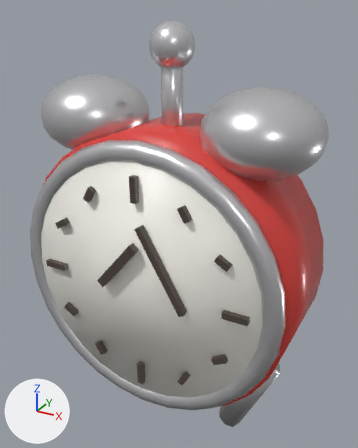
A saved change to the glTF model assets/models/apartment/shelf_clock.glb.
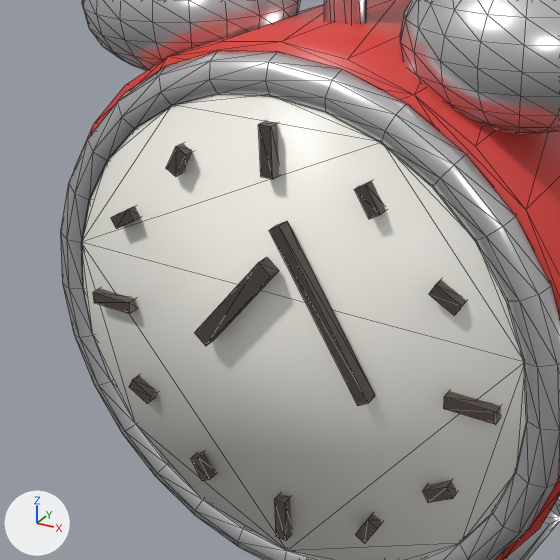
Old and new are each drawn whole from a 50 mm camera at (0.0669, -0.118, 0.1293) aimed at (0.0015, 0.001, 0.0698) and again close up on the part from 0% to 78% of the width and 26% to 88% of the height. Every picture has the same lights, and +X, +Y and +Z are marked at lower left. The older version's two pictures come first. The close-ups show mesh edges as thin lines. Vertices at exactly the same position are counted once.

Before the edit, the objects in view are built like this:
```python
me_cylinder_033 = bpy.data.meshes.new('Cylinder.033')
me_cylinder_033.from_pydata(...)  # 1162 vertices, 2236 faces; spans x -0.042..0.042, y -0.0215..0.016, z -0.0033..0.126
# faces by material slot: [108, 108, 1852, 168]
me_cylinder_033.materials.append(mat_clockred)  # red #e1453f
me_cylinder_033.materials.append(mat_clockdial)  # white #fcf9f1
me_cylinder_033.materials.append(mat_tin)  # light grey #dadadd
me_cylinder_033.materials.append(mat_matreyes)  # brown #50453f
ob_shelf_clock = bpy.data.objects.new('shelf_clock', me_cylinder_033)
ob_shelf_clock.location = (0.0, 0.0, 0.0)
```
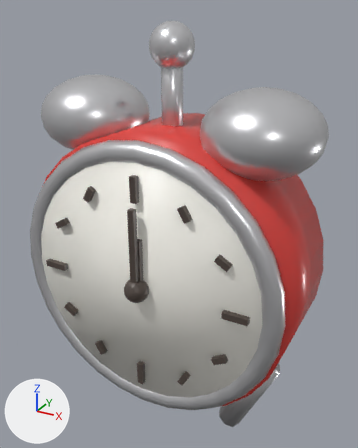
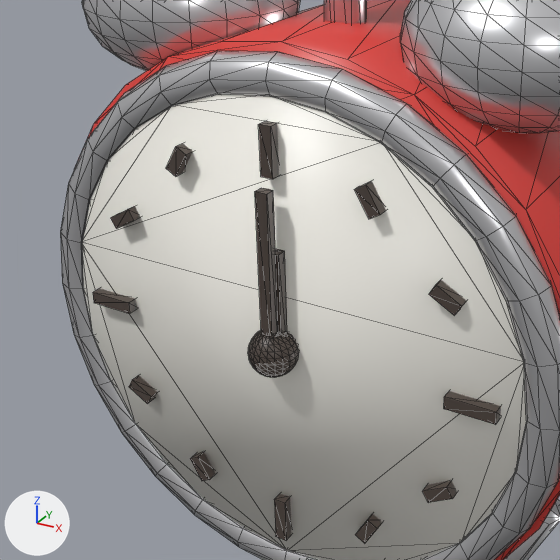
Edits to the scene script, one JSON object a line:
```json
{"block": "me_cylinder_033", "where": "# used by ob_shelf_clock; location = (0.0, 0.0, 0.0)"}
{"op": "remove", "block": "me_cylinder_033", "code": "me_cylinder_033.from_pydata(...)  # 1162 vertices, 2236 faces; spans x -0.042..0.042, y -0.0215..0.016, z -0.0033..0.126"}
{"op": "add", "block": "me_cylinder_033", "code": "me_cylinder_033.from_pydata(...)  # 1368 vertices, 2652 faces; spans x -0.042..0.042, y -0.024..0.016, z -0.0033..0.126"}
{"block": "me_cylinder_033", "change": "me_cylinder_033 part 1: a new loose piece, a UV sphere (20 segments, 12 rings, poles along z) spanning x -0.0035..0.0035, y -0.024..-0.017, z 0.0545..0.0615, in mat_matreyes (brown #50453f)"}
{"block": "me_cylinder_033", "change": "me_cylinder_033 part 2: the loose piece of 8 vertices spanning x -0.0127..0.0007, y -0.0215..-0.0195, z 0.0563..0.0717 is deleted"}
{"block": "me_cylinder_033", "change": "me_cylinder_033 part 3: the loose piece of 8 vertices spanning x 0.0007..0.0153, y -0.0215..-0.0195, z 0.0543..0.0777 is deleted"}
{"op": "add", "block": "me_cube_013", "code": ["me_cube_013 = bpy.data.meshes.new('Cube.013')", "me_cube_013.from_pydata(...)  # a box spanning x -0.0009..0.0009, y -0.0008..0.0008, z -0.003..0.024", "me_cube_013.materials.append(mat_matreyes)  # brown #50453f"]}
{"op": "add", "block": "me_cube_012", "code": ["me_cube_012 = bpy.data.meshes.new('Cube.012')", "me_cube_012.from_pydata(...)  # a box spanning x -0.0014..0.0014, y -0.0008..0.0008, z -0.003..0.015", "me_cube_012.materials.append(mat_matreyes)  # brown #50453f"]}
{"op": "add", "block": "ob_clockminute", "code": ["ob_clockminute = bpy.data.objects.new('ClockMinute', me_cube_013)", "ob_clockminute.location = (0.0, -0.0212, 0.058)"]}
{"op": "add", "block": "ob_clockhour", "code": ["ob_clockhour = bpy.data.objects.new('ClockHour', me_cube_012)", "ob_clockhour.location = (0.0, -0.0198, 0.058)"]}
```

Changed parts and their boxes (x1, y1, x2, y2) in the close-ups (560 x 560 px):
```json
{"object": "ClockMinute", "change": "added", "after": [255, 188, 278, 339]}
{"object": "ClockHour", "change": "added", "after": [275, 249, 287, 334]}
{"part": 1, "of": "me_cylinder_033", "change": "added", "after": [248, 330, 299, 378]}
{"part": 2, "of": "me_cylinder_033", "change": "deleted", "before": [195, 257, 279, 346]}
{"part": 3, "of": "me_cylinder_033", "change": "deleted", "before": [269, 221, 375, 406]}
```
